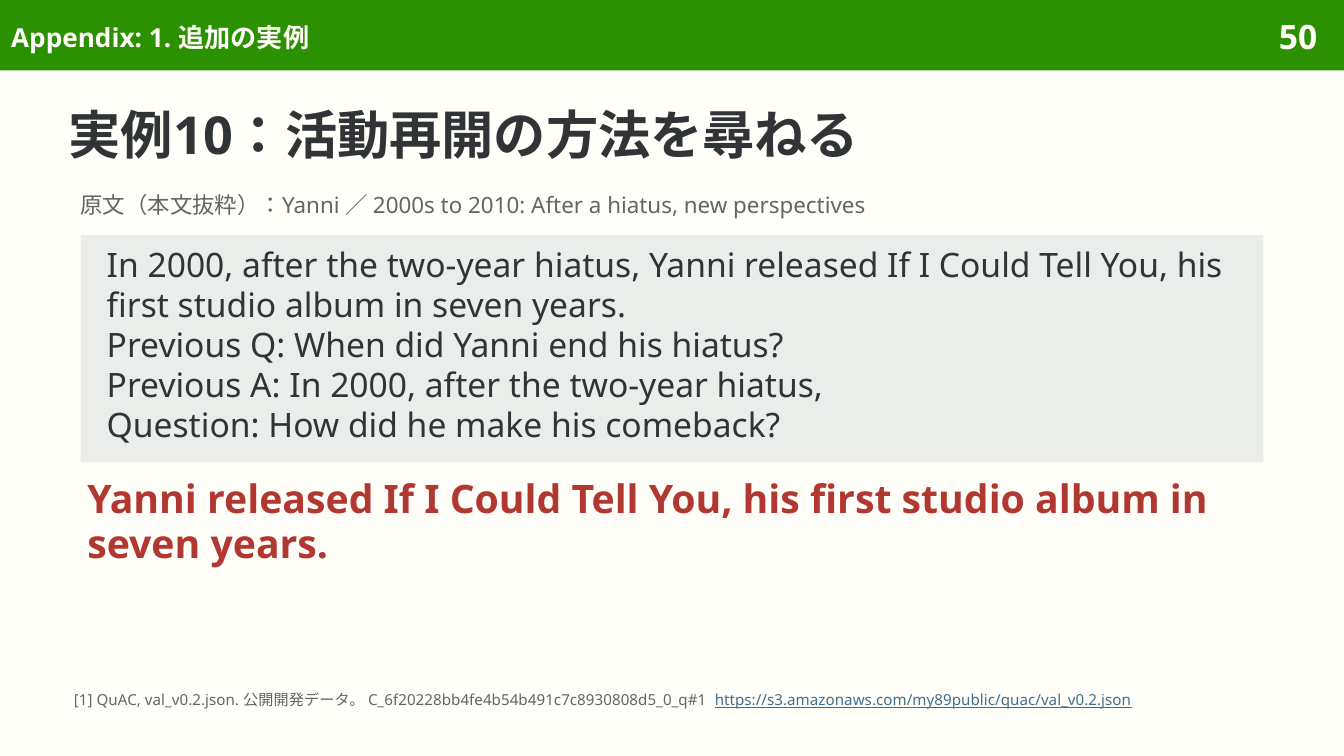
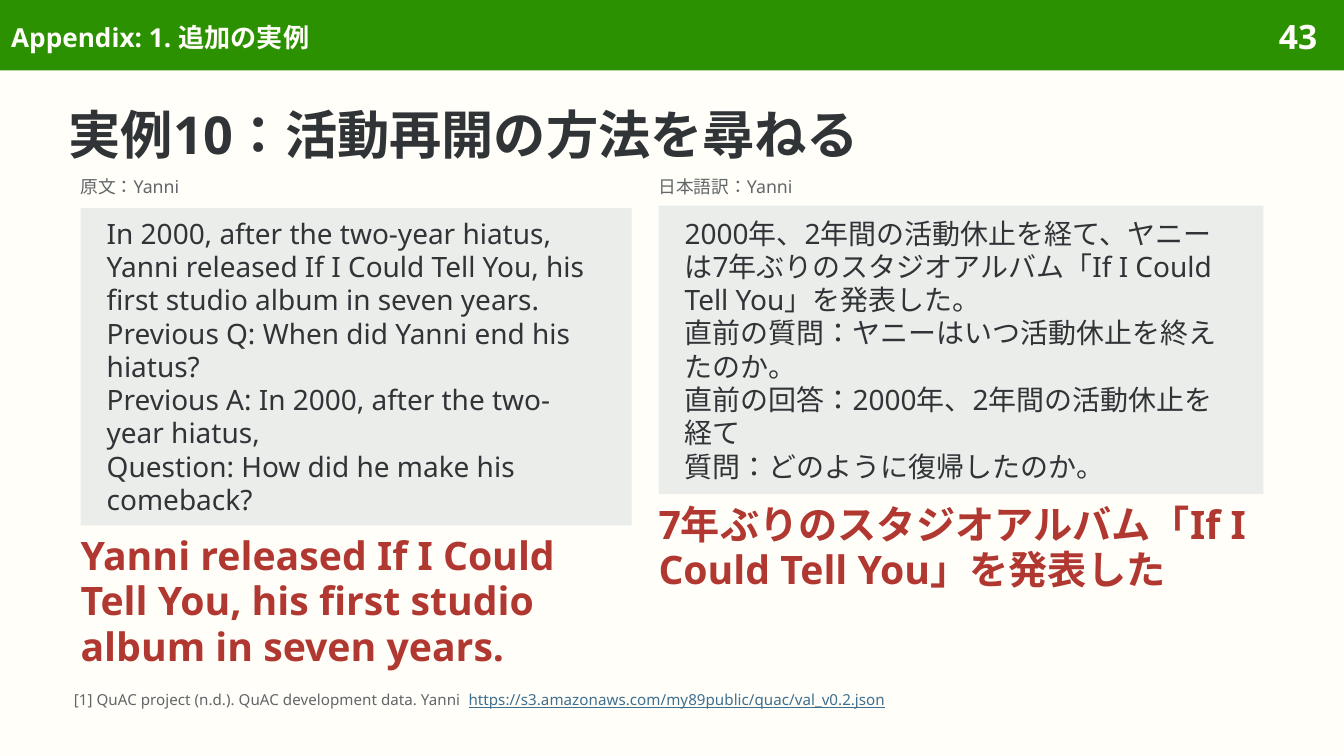
Before and after one commit to sasakiy84/datasets-in-10-minutes, a slide deck: slide 43 of slides/datasets-in-10-minutes-quac.pptx (slide 50 before the commit). Drawn at 1344x756 pixels with LibreOffice and Linux fonts; fonts in the diff are those of the drawing. Boxes give left, top, right and bottom in pixels: in the first picture for what was removed or moved away, otherwise in the second. Text is boxed around its words. In the diff, an @@ line names an element or a change of style, - is before the commit and + after.

```diff
--- a/slides/datasets-in-10-minutes-quac.pptx
+++ b/slides/datasets-in-10-minutes-quac.pptx
@@ page number at <box>1279,24,1317,50</box>: text changed @@
-50
+43
@@ text added at <box>81,178,180,195</box>, 9.5 pt, text #626669 @@
+原文：Yanni
@@ text added at <box>659,178,793,195</box>, 9.5 pt, text #626669 @@
+日本語訳：Yanni
@@ rectangle "In 2000, after the two-year ...": place and size @@
-rectangle "In 2000, after the two-year ..." at <box>81,235,1263,462</box>
+rectangle "In 2000, after the two-year ..." at <box>81,208,632,526</box>
@@ rectangle "In 2000, after the two-year ..." at <box>81,208,632,526</box>: size 18 to 15 pt; line spacing 21.4pt to 17.8pt @@
@@ text removed at <box>81,194,865,219</box> @@
-原文（本文抜粋）：Yanni ／ 2000s to 2010: After a hiatus, new perspectives
@@ rectangle added at <box>659,206,1263,495</box>, fill #EBEDEB, 15 pt, text #303437 @@
+2000年、2年間の活動休止を経て、ヤニーは7年ぶりのスタジオアルバム「If I Could Tell You」を発表した。
+直前の質問：ヤニーはいつ活動休止を終えたのか。
+直前の回答：2000年、2年間の活動休止を経て
+質問：どのように復帰したのか。
@@ text added at <box>659,505,1246,588</box>, 21 pt, text #B13731, bold @@
+7年ぶりのスタジオアルバム「If I Could Tell You」を発表した
@@ text "Yanni released If I Could ..." rewrapped from <box>87,483,1208,568</box> to <box>81,540,555,671</box> @@
@@ text at <box>74,693,885,709</box>: text changed; text colour #626669 to #3F6F8F @@
-[1] QuAC, val_v0.2.json. 公開開発データ。 C_6f20228bb4fe4b54b491c7c8930808d5_0_q#1 https://s3.amazonaws.com/my89public/quac/val_v0.2.json
+[1] QuAC project (n.d.). QuAC development data. Yanni https://s3.amazonaws.com/my89public/quac/val_v0.2.json
```
Also in this commit, not shown: 48 other slides changed, 1 slide added, 13 slides removed, 41 other files.
